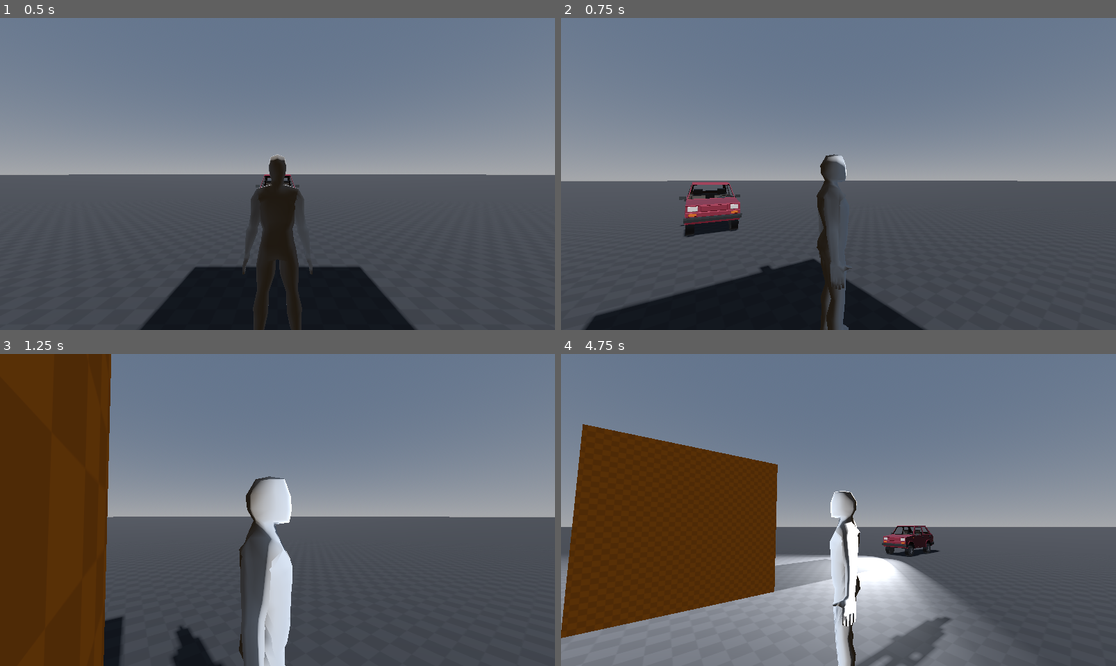
Above: before the commit, frames 1-4 (two rows, left to right).
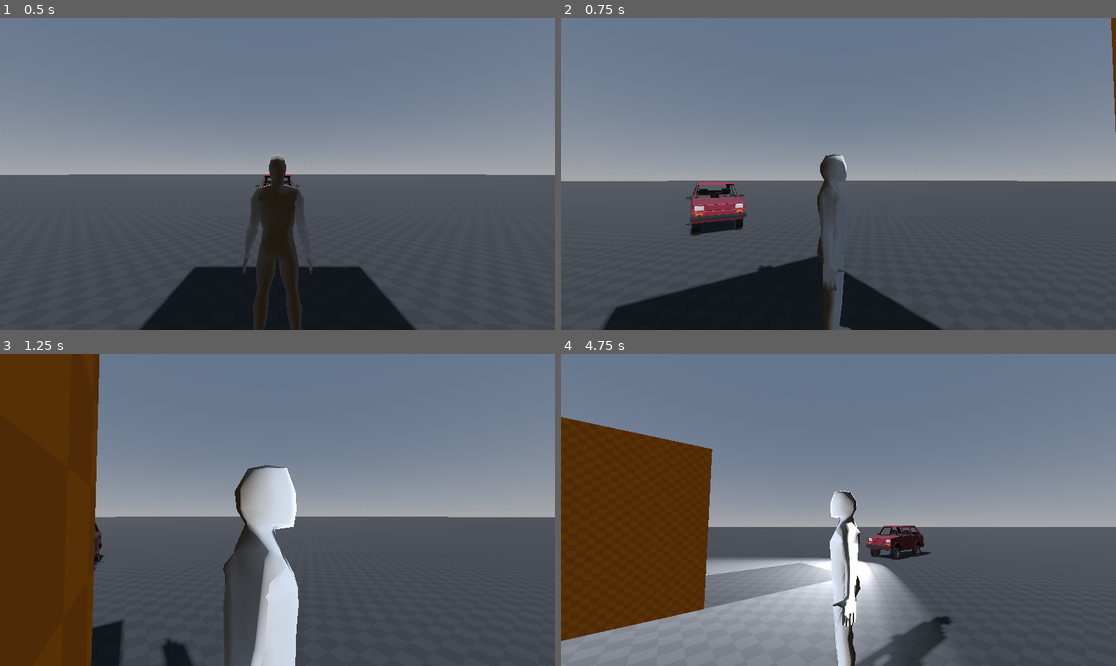
Above: after the commit, the same moments.

Repository: FOSS-Supremacy/OpenLiberty
Game: Godot game, scene res://scenes/test/CharactersWorldTest.tscn
Same seed, same stepped clock (60 frames per second), same inputs: the game is played once before the commit and once after it. This scene is started directly instead of the project's main scene.
Inputs (mouse positions are in pixels of both pictures, inside the frame that each line leads up to):
- Up to frame 1 (0.5 s): no input
- Up to frame 2 (0.75 s): tap Enter (ui_accept) at 0.5 s; move the mouse to (866, 174) at 0.52 s; hold D (car_right) from 0.53 s (still down); tap Down (car_break) at 0.6 s; click (866, 174) at 0.67 s
- Up to frame 3 (1.25 s): keep holding D (car_right); tap Enter (ui_accept) at 0.77 s
- Up to frame 4 (4.75 s): move the mouse to (810, 510) at 1.27 s; release D (car_right) at 1.28 s; hold A (car_left) 1.28-2.03 s; tap Up (car_run) at 1.35 s; tap Enter (ui_accept) at 1.52, 3.02, 3.77, 4.52 s; move the mouse to (849, 503) at 2.02 s; hold - (decrease_music_volume) 2.03-2.78 s; hold D (car_right) 2.03-3.53 s; move the mouse to (832, 516) at 2.77 s; tap Z (external_lights) at 2.85 s; click (832, 516) at 2.92 s; move the mouse to (877, 513) at 3.52 s; hold Keypad 0 (flycam_backward) 3.53-4.28 s; hold A (car_left) from 3.53 s (still down); move the mouse to (794, 506) at 4.27 s; tap Shift (flycam_forward) at 4.35 s

Frame 1 is identical in both runs. In frame 2, 2.5% of the frame differs, in the area x 4-100%, y 0-100%; in frame 3, 5.7%; in frame 4, 14%, in the area x 0-81%, y 20-100%.
Error in both runs: Assertion failed: 7 (res://scripts/map_builder.gd:12)

Commit message:
style
Co-authored-by: Ribbon <55782009+hardBSDk@users.noreply.github.com>

Diff:
--- a/scripts/gameplay/Player/obj_player.gd
+++ b/scripts/gameplay/Player/obj_player.gd
@@ -67,7 +67,7 @@
 		move_dir = Vector3(
 			Input.get_action_strength("player_right") - Input.get_action_strength("player_left"),
 			0.0,
-			Input.get_action_strength("player_m_backward") - Input.get_action_strength("player_m_forward")
+			Input.get_action_strength("player_backward") - Input.get_action_strength("player_forward")
 		).normalized()
 
 		move_dir = move_dir.rotated(Vector3.UP, cam_pivot.rotation.y)
